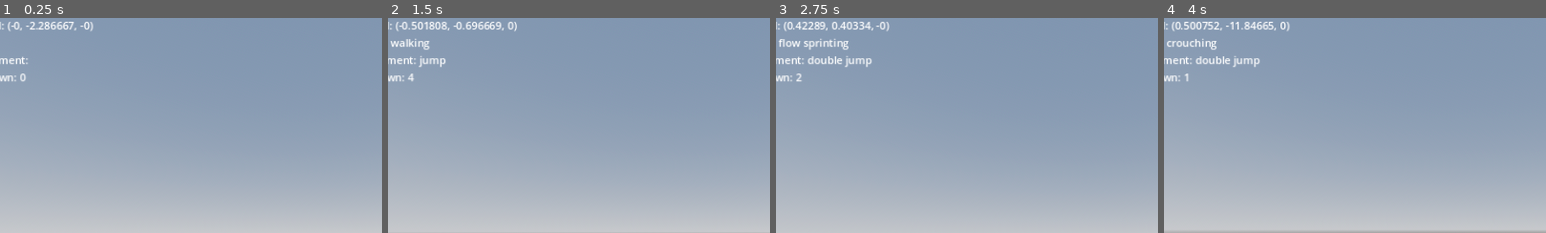
Above: before the commit, frames 1-4 (left to right).
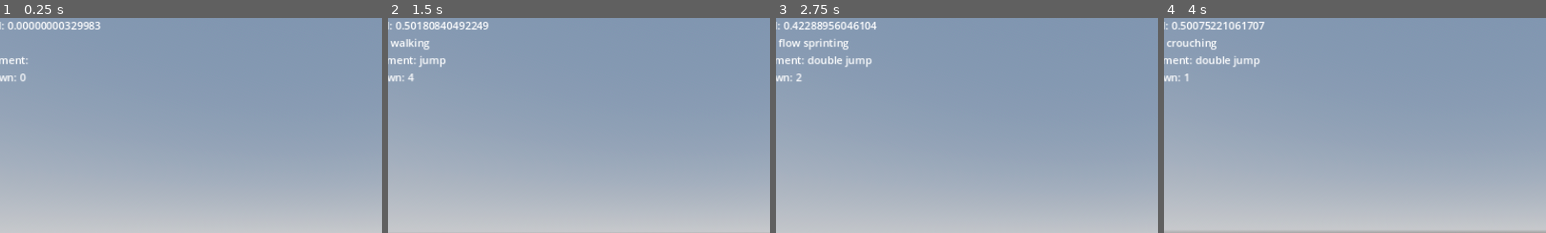
Above: after the commit, the same moments.

Repository: Nadelio/FPSC
Game: Godot game, scene res://World/environment.tscn
The game is run twice, just before and just after one commit, with the same random seed, the same clock (stepped at 60 frames per second) and the same inputs.
Inputs (mouse positions are % of the whole screen's width and height, from its top left):
- Up to frame 1 (0.25 s): no input
- Up to frame 2 (1.5 s): move the mouse to (55, 50) at 0.52 s; hold Ctrl (crouch) 0.53-1.28 s; hold W (move_forward) from 0.53 s (still down); tap Q (ability) at 0.6 s; tap Space (jump) at 0.77 s; move the mouse to (45, 50) at 1.27 s; tap Ctrl (crouch) at 1.35 s
- Up to frame 3 (2.75 s): keep holding W (move_forward); tap Space (jump) at 1.52 s; tap Shift (sprint) at 1.55 s; tap Enter at 2 s; move the mouse to (52, 48) at 2.02 s; hold Shift (sprint) from 2.03 s (still down); tap Q (ability) at 2.3 s
- Up to frame 4 (4 s): keep holding W (move_forward); move the mouse to (49, 52) at 2.77 s; release Shift (sprint) at 2.78 s; tap Q (ability) at 2.85 s; tap Space (jump) at 3.02, 3.5, 3.77 s; tap Ctrl (crouch) at 3.05 s; move the mouse to (57, 51) at 3.52 s; hold Ctrl (crouch) from 3.53 s (still down); tap Shift (sprint) at 3.8 s
The pictures show only the part of the screen within x 10-60%, y 0-50%; the shares and areas given below are measured in that part.

The runs differ from the first frame. In frame 1, 0.6% of the frame differs, in the area x 2-27%, y 1-7%; in frame 2, 0.7%, in the area x 2-34%, y 1-7%; in frame 3, 0.6%; in frame 4, 0.7%.

Commit message:
Started work on wall running

Diff:
--- a/Player/player.gd
+++ b/Player/player.gd
@@ -14,6 +14,8 @@
 @onready var camera = $Camera3D
 @onready var AbilityCD = $AbilityCD
 @onready var DashCheck = $DashCollideCheck
+@onready var WallCheck1 = $WallCheck1
+@onready var WallCheck2 = $WallCheck2
 
 # signals
 signal state(state)
@@ -24,6 +26,7 @@
 var gravity = ProjectSettings.get_setting("physics/3d/default_gravity")
 
 # misc varables
+var current_speed = 0
 var slow_physics = 0
 var jump_count = 0
 var dash_count = 1
@@ -32,11 +35,14 @@
 var gain_speed = 0
 var gain_speed_threshold = 5
 var dashDistance = 10
+var origin
+var collision_point
 
 # direction vectors
 var last_dir = Vector3()
 var direction = Vector3()
 
+
 func is_crouched(): # check if crouching
 	if(Input.is_action_pressed("crouch")):
 		return true
@@ -47,6 +53,14 @@
 
 func is_sliding(): # check if sliding
 	if(is_sprinting() and is_crouched()):
+		return true
+
+func wall_connect():
+	if(WallCheck1.is_colliding() or WallCheck2.is_colliding()):
+		return true
+
+func is_wall_running():
+	if(is_on_wall() and (velocity.x >= 8 or velocity.z >= 8)):
 		return true
 
 func double_jump(): # double jump logic
@@ -78,7 +92,8 @@
 	pass
 
 func _physics_process(delta):
-	emit_signal("speed", velocity) # update CurrentSpeed label
+	current_speed = sqrt(pow(velocity.x, 2) + pow(velocity.z, 2))
+	emit_signal("speed", current_speed) # update CurrentSpeed label
 	# adds gravity
 	if not is_on_floor(): # in air check
 		velocity.y -= gravity * delta
@@ -167,8 +182,8 @@
 
 	if(Input.is_action_just_pressed("ability") and (dash() == true) and direction): # dashing and future movement logic will be here
 		if(DashCheck.is_colliding()): # make sure to increase the length of DashCheck raycast, dash needs to be increased
-			var origin = DashCheck.global_transform.origin
-			var collision_point = DashCheck.get_collision_point()
+			origin = DashCheck.global_transform.origin
+			collision_point = DashCheck.get_collision_point()
 			dashDistance = origin.distance_to(collision_point)
 
 		position.x += dashDistance * direction.x
@@ -177,6 +192,10 @@
 		dash_count -= 1
 		AbilityCD.start()
 
+	if(is_wall_running()):
+		emit_signal("state", "wall running")
+		# add stick code here + flow state
+
 	slow_physics += 1
 
 	if(velocity == Vector3.ZERO): # not moving check
--- a/Player/player.tscn
+++ b/Player/player.tscn
@@ -79,6 +79,12 @@
 [node name="DashCollideCheck" type="RayCast3D" parent="."]
 transform = Transform3D(1, 0, 0, 0, -4.37114e-07, -1, 0, 10, -4.37114e-08, 0, 0, -0.500069)
 
+[node name="WallCheck1" type="RayCast3D" parent="."]
+transform = Transform3D(-4.37114e-08, -1, 0, 1, -4.37114e-08, 0, 0, 0, 1, 0, 0, 0)
+
+[node name="WallCheck2" type="RayCast3D" parent="."]
+transform = Transform3D(-4.37114e-08, 1, 0, -1, -4.37114e-08, 0, 0, 0, 1, 0, 0, 0)
+
 [connection signal="movement" from="." to="Camera3D/HUD/CurrentMovement" method="_on_player_movement"]
 [connection signal="speed" from="." to="Camera3D/HUD/CurrentSpeed" method="_on_player_speed"]
 [connection signal="state" from="." to="Camera3D/HUD/CurrentState" method="_on_player_state"]
Binary file removed: light/texture_01 (2).png
Not shown, removed: light/texture_01 (2).png.import
Not shown, added: World/env41F6.tmp
